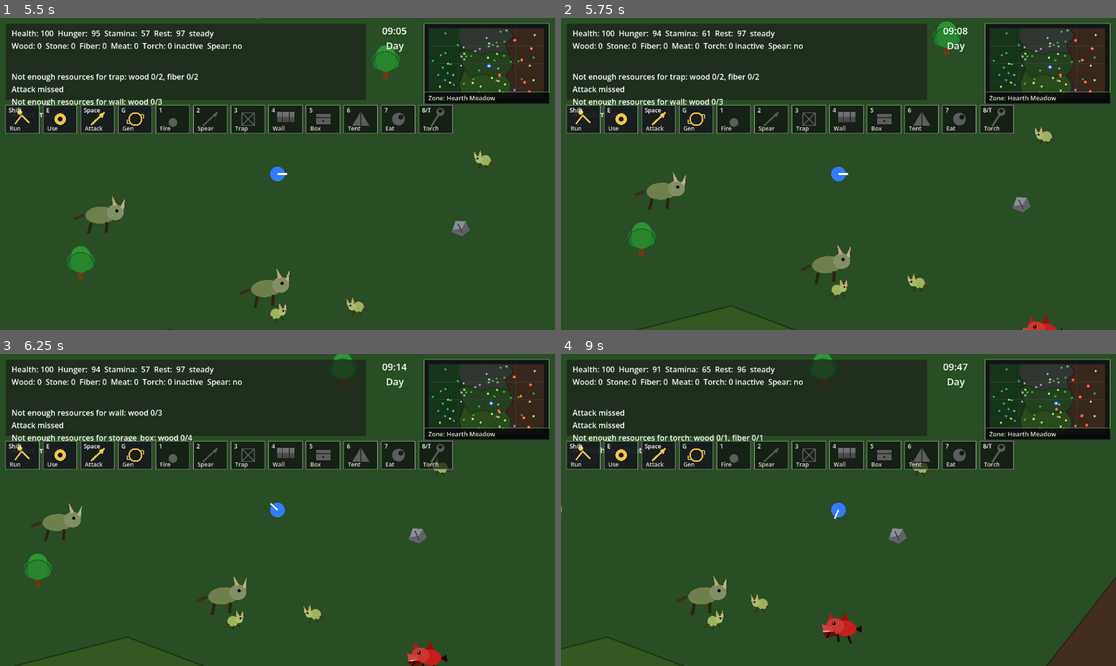
Above: before the commit, frames 1-4 (two rows, left to right).
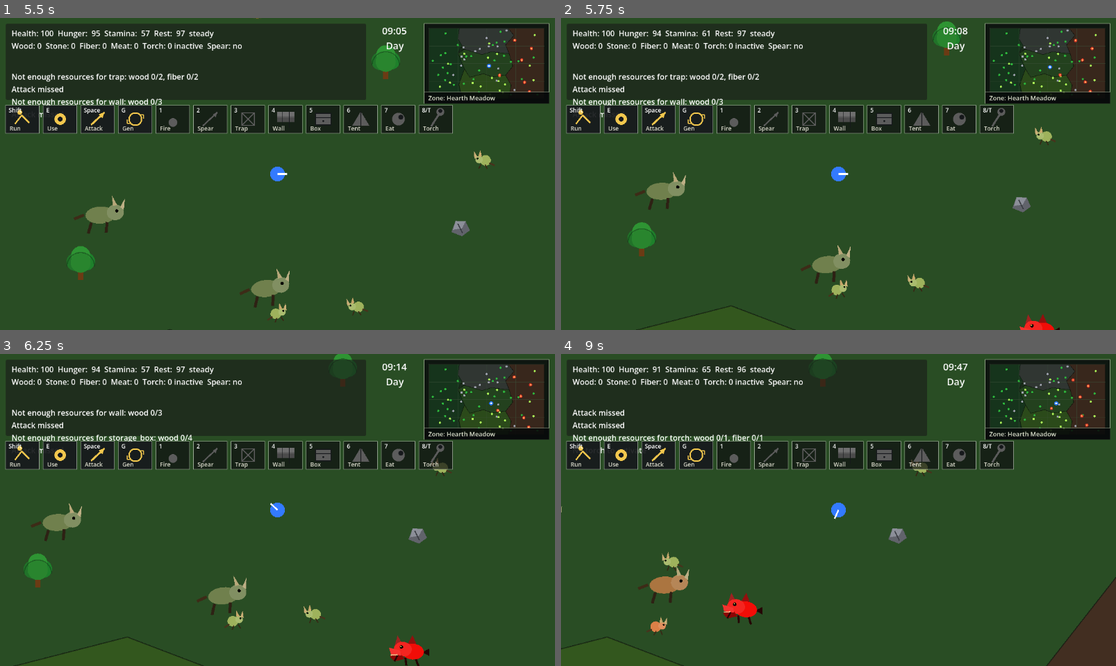
Above: after the commit, the same moments.

Repository: krisstoof/apex-shift-2d
Game: Godot game, scene res://scenes/main.tscn
Same seed, same stepped clock (60 frames per second), same inputs: the game is played once before the commit and once after it.
Inputs (mouse positions are in pixels of both pictures, inside the frame that each line leads up to):
- Up to frame 1 (5.5 s): tap Enter at 0.5 s; move the mouse to (399, 158) at 0.52 s; hold D (move_right) 0.53-1.28 s; hold Shift 0.53-1.28 s; click (399, 158) at 0.67 s; tap Space at 0.77, 1.52, 3.02, 3.77, 4.52 s; move the mouse to (166, 189) at 1.27 s; hold S (move_down) 1.28-2.03 s; tap E at 1.35 s; move the mouse to (333, 105) at 2.02 s; hold D (move_right) 2.03-2.78 s; tap G at 2.1 s; move the mouse to (249, 236) at 2.77 s; hold W (move_up) 2.78-3.53 s; tap 1 at 2.85 s; click (249, 236) at 2.92 s; move the mouse to (444, 220) at 3.52 s; hold A (move_left) 3.53-5.03 s; tap 2 at 3.6 s; move the mouse to (111, 127) at 4.27 s; tap 3 at 4.35 s; move the mouse to (305, 174) at 5.02 s; hold S (move_down) from 5.03 s (still down); tap 4 at 5.1 s; click (305, 174) at 5.17 s
- Up to frame 2 (5.75 s): keep holding S (move_down)
- Up to frame 3 (6.25 s): move the mouse to (194, 432) at 5.77 s; release S (move_down) at 5.78 s; hold D (move_right) from 5.78 s (still down); tap 5 at 5.85 s; tap Space at 6.02 s
- Up to frame 4 (9 s): move the mouse to (960, 494) at 6.52 s; release D (move_right) at 6.53 s; hold W (move_up) 6.53-7.28 s; tap 6 at 6.6 s; tap Space at 6.77, 7.52 s; move the mouse to (727, 525) at 7.27 s; hold D (move_right) 7.28-8.03 s; tap 7 at 7.35 s; click (727, 525) at 7.42 s; move the mouse to (894, 441) at 8.02 s; hold S (move_down) 8.03-8.78 s; tap 8 at 8.1 s; move the mouse to (810, 572) at 8.77 s; hold A (move_left) from 8.78 s (still down); tap T at 8.85 s

Frame 1 is identical in both runs. In frame 2, 0.2% of the frame differs, in the area x 82-91%, y 17-100%; in frame 3, 0.6%; in frame 4, 1.9%, in the area x 13-90%, y 16-93%.

Commit message:
feature/#57 Allow Varnaks to hunt ecosystem creatures

Diff:
--- a/scripts/creatures/varnak.gd
+++ b/scripts/creatures/varnak.gd
@@ -1,16 +1,23 @@
 extends CharacterBody2D
 
 const GAME_BALANCE := preload("res://scripts/systems/game_balance.gd")
-
-enum State { IDLE, WANDER, STALK, CHASE, ATTACK, FLEE }
+const WORLD_CONFIG := preload("res://scripts/world/world_config.gd")
+
+enum State { IDLE, WANDER, STALK, CHASE, ATTACK, FLEE, HUNT_ECOSYSTEM }
 
 const ATTACK_RANGE := 42.0
 const ATTACK_ARC := deg_to_rad(78.0)
 const ATTACK_VISUAL_DURATION := 0.14
 const BASE_HEALTH := 90.0
+const HUNGER_GROWTH_RATE := 0.045
+const HUNT_DETECTION_RANGE := 260.0
+const HUNT_PLAYER_SAFE_DISTANCE := 135.0
+const HUNT_HUNGER_THRESHOLD := 0.35
+const HUNT_FEED_AMOUNT := 0.55
 
 var health := BASE_HEALTH
 var max_health := BASE_HEALTH
+var hunger := 0.0
 var speed := 105.0
 var aggression := 0.45
 var fire_fear := 0.85
@@ -29,6 +36,8 @@
 var attack_visual_time := 0.0
 var night_health_bonus_active := false
 var scared_fire: Node2D
+var ecosystem_target: Node2D
+var ecosystem_target_kind := ""
 
 func _ready() -> void:
 	add_to_group("varnak")
@@ -56,6 +65,7 @@
 		"facing_side": facing_side,
 		"health": health,
 		"max_health": max_health,
+		"hunger": hunger,
 		"night_health_bonus_active": night_health_bonus_active,
 		"state": int(state),
 		"wander_target": _vector_to_data(wander_target),
@@ -68,6 +78,7 @@
 		"state": State.keys()[state],
 		"health": health,
 		"max_health": max_health,
+		"hunger": hunger,
 		"aggression": aggression,
 		"fire_fear": fire_fear,
 		"trap_awareness": trap_awareness,
@@ -77,6 +88,7 @@
 		"stalk_tendency": stalk_tendency,
 		"speed": speed,
 		"attack_cooldown": attack_cooldown,
+		"ecosystem_target": ecosystem_target_kind if is_instance_valid(ecosystem_target) else "",
 		"night_health_bonus_active": night_health_bonus_active,
 		"distance_to_player": global_position.distance_to(player.global_position) if is_instance_valid(player) else -1.0
 	}
@@ -88,6 +100,7 @@
 	facing_side = float(data.get("facing_side", 1.0 if cos(facing_angle) >= 0.0 else -1.0))
 	max_health = max(float(data.get("max_health", max_health)), 1.0)
 	health = clamp(float(data.get("health", health)), 0.0, max_health)
+	hunger = clamp(float(data.get("hunger", hunger)), 0.0, 1.0)
 	night_health_bonus_active = bool(data.get("night_health_bonus_active", night_health_bonus_active))
 	state = int(data.get("state", State.WANDER))
 	wander_target = _data_to_vector(data.get("wander_target", _vector_to_data(wander_target)))
@@ -100,6 +113,7 @@
 		player = get_tree().get_first_node_in_group("player")
 		return
 	_update_night_health_bonus()
+	hunger = clamp(hunger + HUNGER_GROWTH_RATE * delta, 0.0, 1.0)
 	attack_cooldown = max(attack_cooldown - delta, 0.0)
 	if attack_visual_time > 0.0:
 		attack_visual_time = max(attack_visual_time - delta, 0.0)
@@ -142,6 +156,9 @@
 		return
 	if state == State.FLEE:
 		state = State.WANDER
+	if not is_instance_valid(ecosystem_target):
+		ecosystem_target = null
+		ecosystem_target_kind = ""
 	var distance := global_position.distance_to(player.global_position)
 	var night_bonus := night_activity * 70.0 if day_night_system and day_night_system.is_night() else 0.0
 	var detect_range := 210.0 + base_curiosity * 120.0 + night_bonus
@@ -155,6 +172,20 @@
 		if distance > ATTACK_RANGE:
 			state = State.FLEE
 			return
+	if _should_prioritize_player(distance, detect_range, close_chase_range, effective_aggression):
+		ecosystem_target = null
+		ecosystem_target_kind = ""
+		if distance < 34.0:
+			state = State.ATTACK
+		elif distance < detect_range:
+			state = State.CHASE if effective_aggression > 0.5 or distance < close_chase_range else State.STALK
+		return
+	var prey := _find_ecosystem_target()
+	if is_instance_valid(prey) and _should_hunt_ecosystem(distance):
+		ecosystem_target = prey
+		ecosystem_target_kind = _get_ecosystem_target_kind(prey)
+		state = State.HUNT_ECOSYSTEM
+		return
 	if distance < 34.0:
 		state = State.ATTACK
 	elif distance < detect_range:
@@ -184,6 +215,8 @@
 				attack_visual_time = ATTACK_VISUAL_DURATION
 				queue_redraw()
 				attack_cooldown = 1.2 * (GAME_BALANCE.TORCH_ATTACK_COOLDOWN_MULTIPLIER if _is_torch_protecting_player(global_position.distance_to(player.global_position)) else 1.0)
+		State.HUNT_ECOSYSTEM:
+			_hunt_ecosystem_target()
 		State.FLEE:
 			var flee_origin := _get_flee_origin()
 			if flee_origin == Vector2.INF:
@@ -195,6 +228,94 @@
 			var flee_multiplier := 1.1 + fire_fear if is_instance_valid(scared_fire) else GAME_BALANCE.TORCH_FLEE_SPEED_MULTIPLIER
 			velocity = away * speed * flee_multiplier
 			_face_target(global_position + away)
+
+
+func _should_prioritize_player(distance: float, detect_range: float, close_chase_range: float, effective_aggression: float) -> bool:
+	if distance <= close_chase_range:
+		return true
+	if state == State.CHASE or state == State.STALK or state == State.ATTACK:
+		return distance < detect_range
+	if effective_aggression > 0.62 and distance < detect_range:
+		return true
+	if day_night_system and day_night_system.is_night() and night_activity > 0.55 and distance < detect_range:
+		return true
+	return false
+
+
+func _should_hunt_ecosystem(player_distance: float) -> bool:
+	if player_distance < HUNT_PLAYER_SAFE_DISTANCE:
+		return false
+	if hunger >= HUNT_HUNGER_THRESHOLD:
+		return true
+	return _get_biome_prey_pressure() > 0.35 and player_distance > HUNT_PLAYER_SAFE_DISTANCE * 1.4
+
+
+func _hunt_ecosystem_target() -> void:
+	if not is_instance_valid(ecosystem_target):
+		state = State.WANDER
+		_pick_wander_target()
+		return
+	var distance := global_position.distance_to(ecosystem_target.global_position)
+	if distance <= ATTACK_RANGE and attack_cooldown <= 0.0 and ecosystem_target.has_method("take_damage"):
+		var hunted_kind := ecosystem_target_kind
+		ecosystem_target.take_damage(999.0, "varnak")
+		hunger = max(hunger - HUNT_FEED_AMOUNT, 0.0)
+		var event_name := "varnak_hunted_grazer" if hunted_kind == "grazer" else "varnak_hunted_small_prey"
+		get_node("/root/EventBus").emit_game_event(event_name, {"position": global_position})
+		get_node("/root/EventBus").post_message("Varnak hunted %s" % ("Grazer" if hunted_kind == "grazer" else "SmallPrey"))
+		attack_visual_time = ATTACK_VISUAL_DURATION
+		attack_cooldown = 1.0
+		ecosystem_target = null
+		ecosystem_target_kind = ""
+		state = State.WANDER
+		queue_redraw()
+		return
+	_move_toward(ecosystem_target.global_position, speed * 0.92)
+
+
+func _find_ecosystem_target() -> Node2D:
+	var best_target: Node2D
+	var best_score := INF
+	for group_name in ["small_prey", "grazer"]:
+		for creature in get_tree().get_nodes_in_group(group_name):
+			if not is_instance_valid(creature):
+				continue
+			var distance := global_position.distance_to(creature.global_position)
+			if distance > HUNT_DETECTION_RANGE:
+				continue
+			var score := distance * (1.35 if group_name == "grazer" else 1.0)
+			if score < best_score:
+				best_score = score
+				best_target = creature
+	return best_target
+
+
+func _get_ecosystem_target_kind(target: Node) -> String:
+	if target.is_in_group("grazer"):
+		return "grazer"
+	return "small_prey"
+
+
+func _get_biome_prey_pressure() -> float:
+	var ecosystem := get_tree().current_scene.get_node_or_null("EcosystemDirector")
+	if not ecosystem or not ecosystem.has_method("get_biome_state"):
+		return 0.0
+	var biome_id := _get_biome_id_for_position(global_position)
+	var state_data: Dictionary = ecosystem.get_biome_state(biome_id)
+	var small_prey_population := float(state_data.get("small_prey_population", 0.0))
+	var grazer_population := float(state_data.get("grazer_population", 0.0))
+	return clamp((small_prey_population + grazer_population * 1.5) / 18.0, 0.0, 1.0)
+
+
+func _get_biome_id_for_position(position: Vector2) -> String:
+	for biome in WORLD_CONFIG.get_biome_zones():
+		if Geometry2D.is_point_in_polygon(position, PackedVector2Array(biome["points"])):
+			return _get_biome_id(biome)
+	return ""
+
+
+func _get_biome_id(biome: Dictionary) -> String:
+	return str(biome.get("name", "biome")).to_snake_case()
 
 
 func _move_toward(target: Vector2, move_speed: float) -> void:
@@ -296,7 +417,7 @@
 	if state == State.FLEE:
 		body_color = Color(0.95, 0.35, 0.08)
 		ear_color = Color(0.80, 0.22, 0.05)
-	elif state == State.CHASE or state == State.ATTACK:
+	elif state == State.CHASE or state == State.ATTACK or state == State.HUNT_ECOSYSTEM:
 		body_color = Color(0.95, 0.05, 0.03)
 		jaw_color = Color(0.55, 0.02, 0.02)
 	_apply_upright_body_transform()
